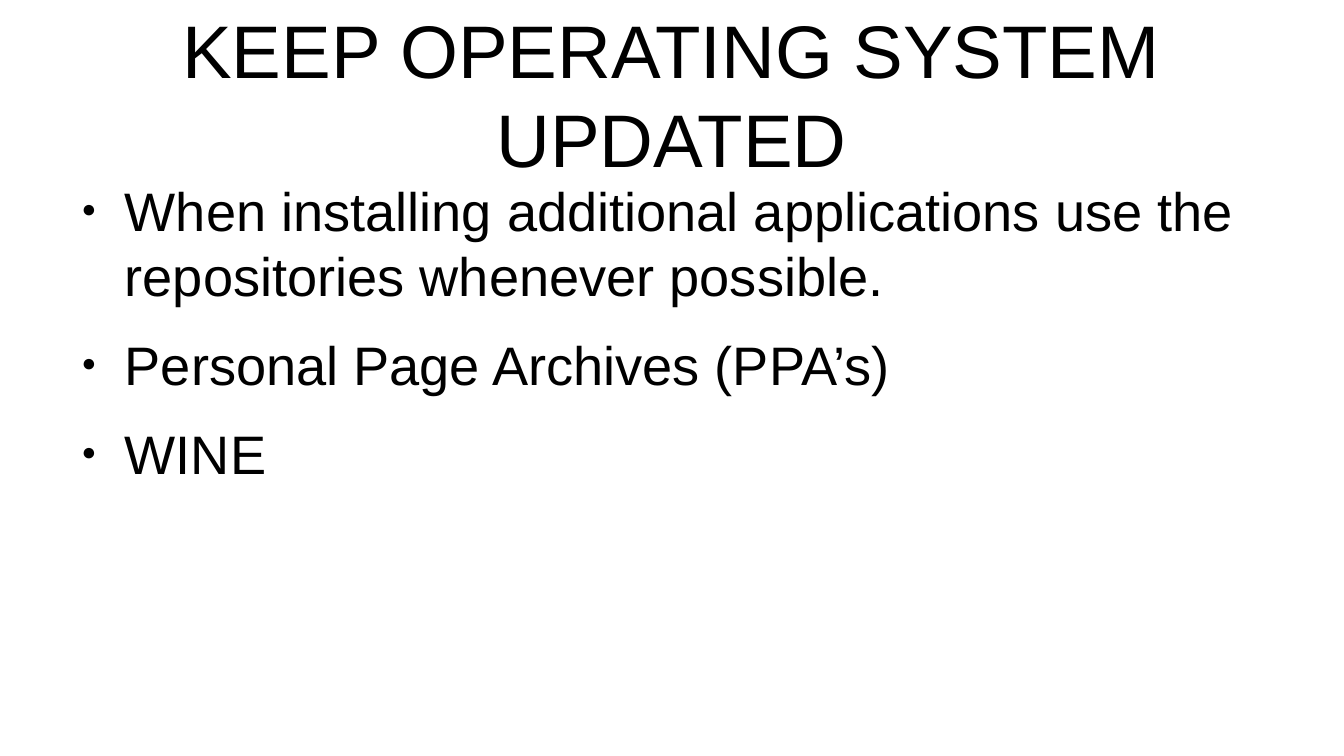
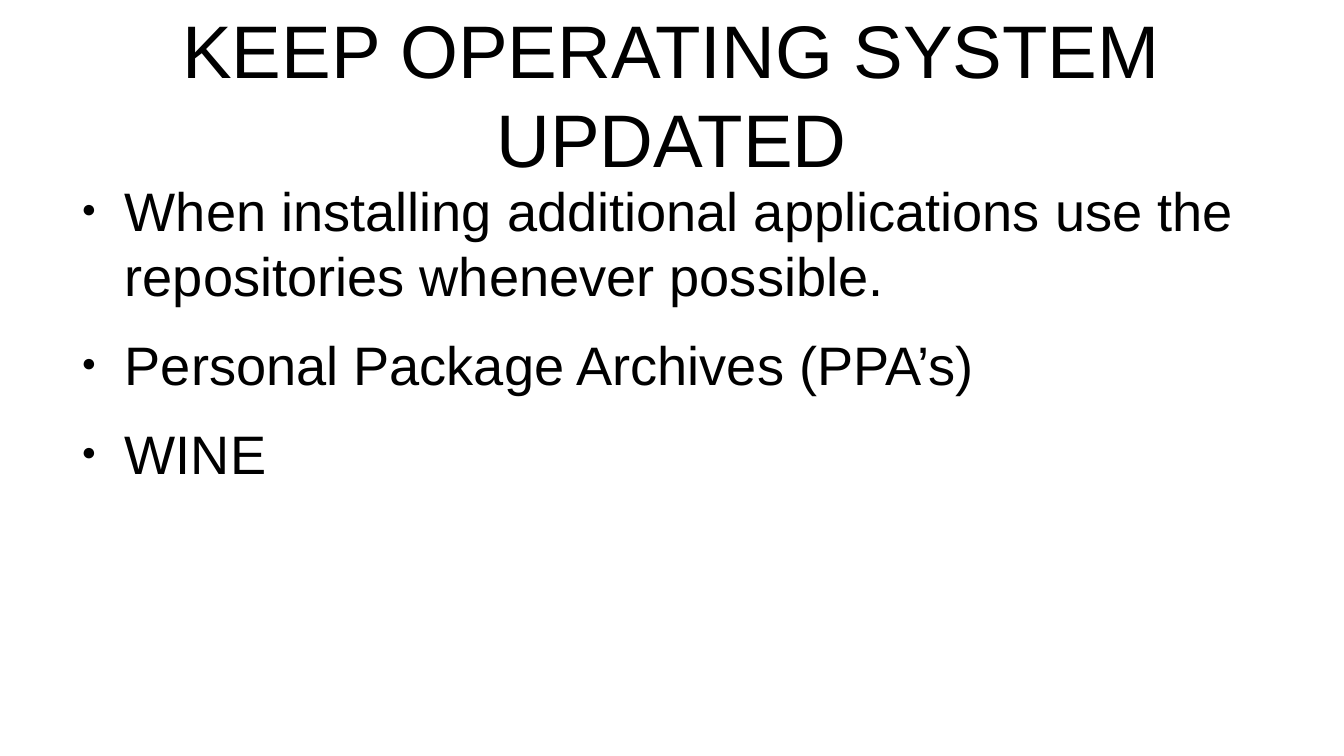
Before and after one commit to CochiseLinuxUsersGroup/Presentations, a slide deck: slide 5 of Security Considerations Encore.odp (slide 4 before the commit). Drawn at 1344x756 pixels with LibreOffice and Linux fonts; fonts in the diff are those of the drawing. Boxes give left, top, right and bottom in pixels: in the first picture for what was removed or moved away, otherwise in the second. Text is boxed around its words. In the diff, an @@ line names an element or a change of style, - is before the commit and + after.

```diff
--- a/Security Considerations Encore.odp
+++ b/Security Considerations Encore.odp
@@ text at [125,345,974,394]: text changed @@
-● Personal Page Archives (PPA’s)
+● Personal Package Archives (PPA’s)
```
Also in this commit, not shown: 7 other slides changed, 13 slides added, 6 slides removed.
